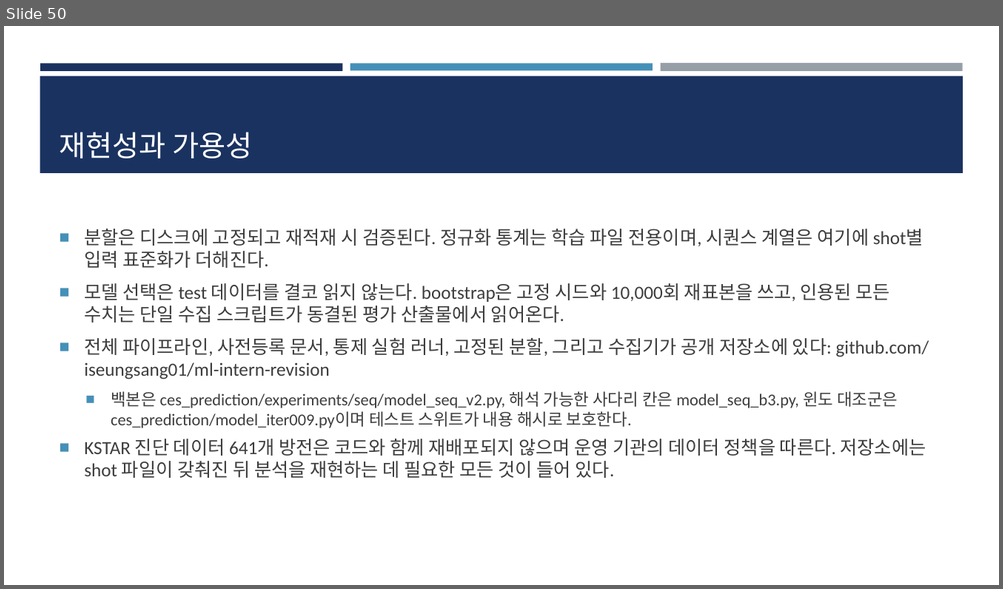
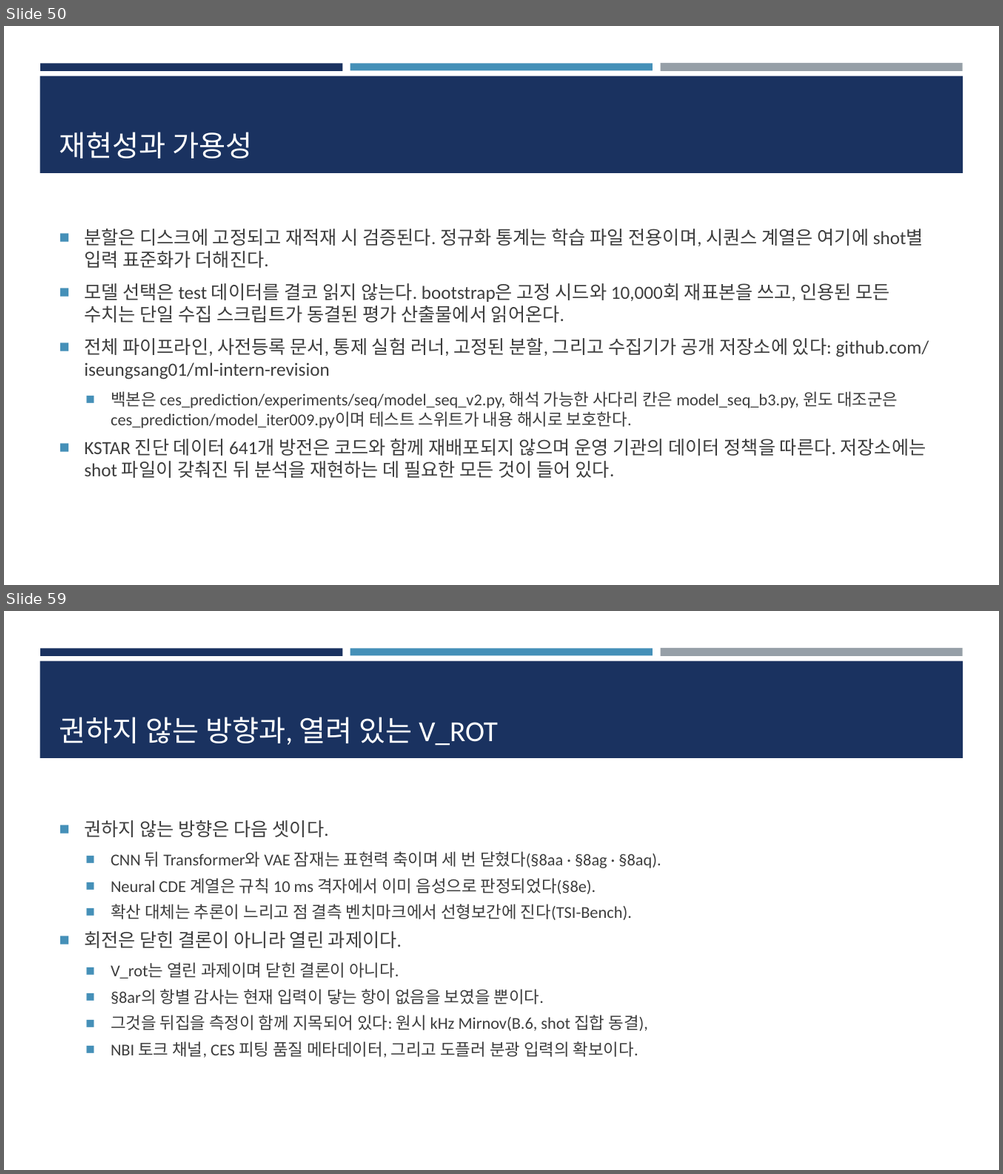
Before and after one commit to iseungsang01/ml-intern-revision, a slide deck: docs/presentation/KSTAR_CES_졸논정리_논문흐름.pptx. Shown one above the other, each under a label of ours: slide 50 before the commit, slides 50 and 59 after it; the slides between them are not shown. The pictures are 1003x589 and 1003x1174 pixels, drawn with LibreOffice and Linux fonts; fonts in the diff are those of the drawing. Boxes give left, top, right and bottom in pixels: in the first picture for what was removed or moved away, otherwise in the second. Text is boxed around its words. In the diff, an @@ line names an element or a change of style, - is before the commit and + after.

```diff
--- a/docs/presentation/KSTAR_CES_졸논정리_논문흐름.pptx
+++ b/docs/presentation/KSTAR_CES_졸논정리_논문흐름.pptx
@@ slide 59 added at (x1=4, y1=611, x2=999, y2=1170), background #FFFFFF; not listed: 4 template elements that a slide beside it also shows @@
@@ title added at (x1=60, y1=717, x2=498, y2=746), 28 pt, text #FFFFFF @@
+권하지 않는 방향과, 열려 있는 V_ROT
@@ text added at (x1=84, y1=820, x2=660, y2=1058), 16 pt, text #3D3D3D @@
+■ 권하지 않는 방향은 다음 셋이다.
+  ■ CNN 뒤 Transformer와 VAE 잠재는 표현력 축이며 세 번 닫혔다(§8aa · §8ag · §8aq).
+  ■ Neural CDE 계열은 규칙 10 ms 격자에서 이미 음성으로 판정되었다(§8e).
+  ■ 확산 대체는 추론이 느리고 점 결측 벤치마크에서 선형보간에 진다(TSI-Bench).
+■ 회전은 닫힌 결론이 아니라 열린 과제이다.
+  ■ V_rot는 열린 과제이며 닫힌 결론이 아니다.
+  ■ §8ar의 항별 감사는 현재 입력이 닿는 항이 없음을 보였을 뿐이다.
+  ■ 그것을 뒤집을 측정이 함께 지목되어 있다: 원시 kHz Mirnov(B.6, shot 집합 동결),
+  ■ NBI 토크 채널, CES 피팅 품질 메타데이터, 그리고 도플러 분광 입력의 확보이다.
```
Also in this commit, not shown: 8 other slides added, 8 other files.
